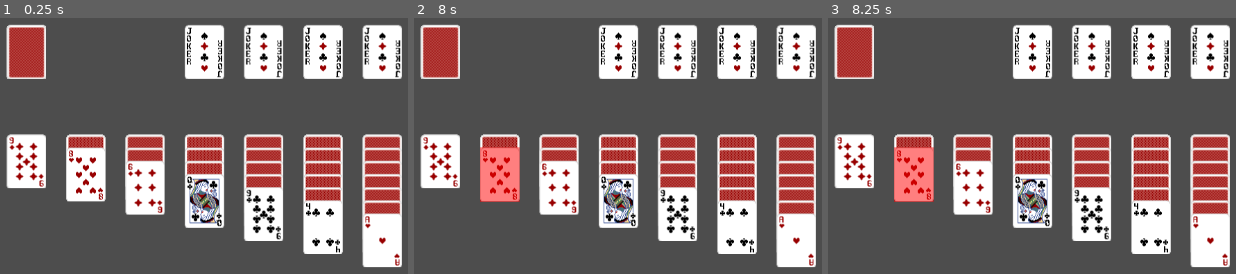
Above: before the commit, frames 1-3 (left to right).
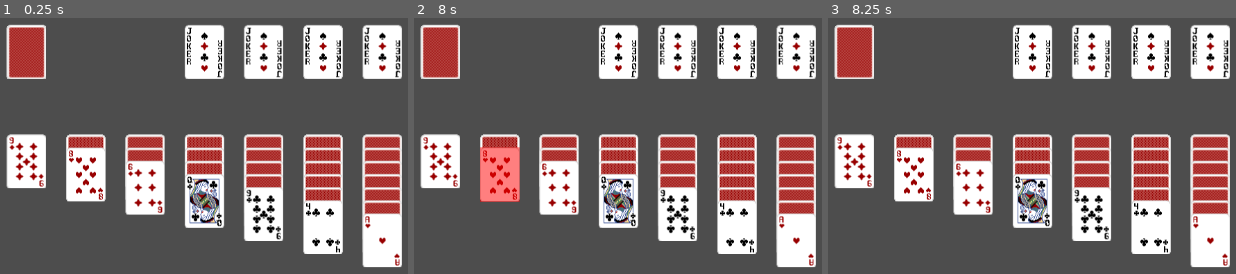
Above: after the commit, the same moments.

Repository: WonjuneL/Solitaire_Godot
Game: Godot game, scene res://Main.tscn
The game is run twice, just before and just after one commit, with the same random seed, the same clock (stepped at 60 frames per second) and the same inputs.
Inputs (mouse positions are in pixels of both pictures, inside the frame that each line leads up to):
- Up to frame 1 (0.25 s): no input
- Up to frame 2 (8 s): tap Enter at 0.5, 2, 3.5 s; move the mouse to (outside the picture) at 0.52 s; click (outside the picture) at 0.67 s; tap Space at 1.25, 2.75, 4.25 s; move the mouse to (outside the picture) at 1.27 s; click (outside the picture) at 1.42 s; move the mouse to (483, 153) at 2.02 s; click (483, 153) at 2.17 s; move the mouse to (760, 220) at 2.77 s; click (760, 220) at 2.92 s; move the mouse to (601, 110) at 3.52 s; click (601, 110) at 3.67 s; move the mouse to (outside the picture) at 4.27 s; click (outside the picture) at 4.42 s; move the mouse to (560, 243) at 5.02 s; click (560, 243) at 5.17 s; move the mouse to (801, 122) at 5.77 s; click (801, 122) at 5.92 s; move the mouse to (outside the picture) at 6.52 s; click (outside the picture) at 6.67 s; move the mouse to (outside the picture) at 7.27 s; click (outside the picture) at 7.42 s
- Up to frame 3 (8.25 s): move the mouse to (897, 153) at 8.02 s; click (897, 153) at 8.17 s

Frames 1-2 are identical in both runs. In frame 3, 2.1% of the frame differs, in the area x 16-26%, y 50-72%.

Commit message:
스케일 팩터 및 해당 팩터를 지정하는 스크립트 추가, 이벤트 매니저 작업 완료

Diff:
--- a/solitaire/Card.gd
+++ b/solitaire/Card.gd
@@ -10,6 +10,7 @@
 var is_face_up: bool = false  # 앞면 상태 여부
 var is_selected = false  # 카드 선택 여부
 var suit_names = ["Hearts", "Clubs", "Diamonds", "Spades"]
+var original_position = Vector2()
 
 @onready var MoveManager = get_node("/root/Main/MoveManager")
 
@@ -47,4 +48,5 @@
 
 func _ready():
     z_index = 1     #디폴트값 설정
+    original_position = position
     add_to_group("Cards")
--- a/solitaire/Event_manager.gd
+++ b/solitaire/Event_manager.gd
@@ -5,15 +5,35 @@
 func _input(event):
     if event is InputEventMouseButton and event.pressed:
         var mouse_pos = get_global_mouse_position()
-        print("Mouse Clicked at:", mouse_pos)
+        #print("Mouse Clicked at:", mouse_pos)  #디버그 코드
 
-        var clicked_card = _get_card_at_position(mouse_pos)
+        var clicked_card = _get_card_at_position(mouse_pos) #가장 위의 카드를 clicked_card로 설정
 
-        if clicked_card:
-            if selected_card:
+        if clicked_card and clicked_card.is_face_up == true:
+            if clicked_card.get_card_number() == -1:    #스톡 선택시
+                _deselect_card()    #선택된 카드와 관계없이 스위치를 누르면 선택을 해제하고 스톡 처리를 진행
+                print("stock switch")   #디버그
+                pass    #스톡 스위치 처리를 move_manager에 요청
+                return
+
+            if clicked_card.get_card_number() == -2:    #파운데이션 선택시
+                if selected_card == null:
+                    print("It's empty foundation.")
+                else:
+                    print("call move_manager, move to foundation")    #move_manager를 호출해 파운데이션에 대한 이동 처리 요청
+                    _deselect_card()    #처리 후 선택은 해제
+                return
+            if selected_card == null:
+                _select_card(clicked_card)
+            else:
+                #selected_card와 clicked_card를 이용해 move_manager호출
+                if selected_card==clicked_card:
+                    print("Deselect card : ", clicked_card.get_card_info())
+                    _deselect_card()
+                    return
+                print("call movemanager, move") #move_manager 호출, 이동확인
                 _deselect_card()
-            _select_card(clicked_card)
-            _highlight_card(clicked_card, true)         #디버그 코드
+
         else:
             print("No card is on that position.")
 
@@ -24,7 +44,7 @@
     var top_card = null
     for card in cards:  # "cards" 그룹에 속한 모든 카드 검사
         var bounds = get_card_bound(card)
-        print("Checking card:", card.get_card_info(), ", Bounds:", bounds)
+        #print("Checking card:", card.get_card_info(), ", Bounds:", bounds) #디버그 코드
         var min_x = bounds[0]
         var max_x = bounds[1]
         var min_y = bounds[2]
@@ -63,20 +83,21 @@
 # 카드 선택 기능
 func _select_card(card):
     if selected_card == card:
-        print("Card already selected:", card.get_card_info())
+        print("Deselect card : ", selected_card.get_card_info())
+        _deselect_card()
         return  # 이미 선택된 카드면 무시
-
-    if selected_card:
-        _deselect_card()  # 기존 선택 해제
-
+    if selected_card:   #이미 선택된 카드가 있었던 경우에
+        _deselect_card()
     selected_card = card
+    _highlight_card(selected_card, true)         #디버그 코드
     print("Card Selected:", card.get_card_info())
 
 # 카드 선택 해제 기능
 func _deselect_card():
-    _highlight_card(selected_card, false)       #디버그 코드
-    selected_card = null
-    print("Deselecting Card")
+    if selected_card:
+        _highlight_card(selected_card, false)       #디버그 코드
+        selected_card = null
+        print("Deselected") #디버그
 
 
 #이하 임시 코드(추후 이동 혹은 삭제 필요)
@@ -90,7 +111,6 @@
     card.add_child(overlay)
 
 func _remove_overlay(card):
-
     var overlay = card.get_node_or_null("HighlightOverlay")
     if overlay:
         overlay.queue_free()
--- a/solitaire/Sprite_manager.gd
+++ b/solitaire/Sprite_manager.gd
@@ -2,6 +2,7 @@
 
 const CARD_SPRITE_SHEET = Constants.texture_path  # 카드 스프라이트 시트 경로
 var atlas_texture: Texture2D = null  # 카드 텍스처 저장용
+var sprite_list = []        #실제로 생성된 스프라이트 저장
 
 # 카드 뒷면 좌표
 const BACK_UV_X = 2 + 1 * (Constants.CARD_WIDTH + 2)  # 2번째 행
@@ -19,6 +20,14 @@
     atlas_texture = ResourceManager.get_texture(Constants.texture_path)  # 스프라이트 시트 로드
     if not atlas_texture:
         push_error("Error: Failed to load sprite sheet texture.")
+
+
+    # 화면 크기 변경 감지 및 크기 조정
+    await get_tree().process_frame
+    var auto_scaler = get_tree().root.get_node("Scaler")
+    if auto_scaler:
+        auto_scaler.connect("scale_factor_changed", Callable(self, "update_sprite_scale"))
+
 
 
 # 카드의 UV 좌표 계산
@@ -50,3 +59,9 @@
     texture.region = Rect2(uv_pos.x, uv_pos.y, Constants.CARD_WIDTH, Constants.CARD_HEIGHT)
 
     sprite.texture = texture  # 스프라이트에 적용
+    sprite_list.append(sprite)
+
+func update_sprite_scale(scale_factor):
+    print("Updating sprite scale with factor:", scale_factor)   #시그널 확인 디버그
+    for sprite in sprite_list:
+        sprite.scale = Vector2(scale_factor, scale_factor)
--- a/solitaire/deck.gd
+++ b/solitaire/deck.gd
@@ -3,16 +3,25 @@
 #게임 시작 전의 모든 카드 배치에 관여
 
 @export var card_scene: PackedScene  # 카드 프리팹
+#초기값 설정용 어레이
+var deck: Array = []  # 카드 덱 (1~52), 셔플용
+var table: Array = [[], [], [], [], [], [], []]  # 7개의 카드 스택(초기값)
+var stock: Array = []   #초기 스톡의 카드
 
-var deck: Array = []  # 카드 덱 (1~52)
-var table: Array = [[], [], [], [], [], [], []]  # 7개의 카드 스택
-var stock: Array = [[],[]]  # 남은 카드, 스톡 내부/오픈된 카드
-
+#게임 데이터 실시간 저장용 어레이
+var table_instances: Array = [[], [], [], [], [], [], []]  # 카드 객체를 저장하는 배열
+var stock_instances: Array = []  # 스톡 카드 객체를 저장하는 배열
+var foundation_instance: Array = [[], [], [], []] #파운데이션의 객체 저장용 배열
 
 func _ready():
     create_deck()
     shuffle_deck()
     deal_cards()
+
+    await get_tree().process_frame
+    var auto_scaler = get_tree().root.get_node("Scaler")
+    if auto_scaler:
+        auto_scaler.connect("scale_factor_changed", Callable(self, "update_card_positions"))
 
 # 1. 카드 덱 생성 (1~52)
 func create_deck():
@@ -48,9 +57,7 @@
         empty_card.z_index = 0
         empty_card.position = Vector2(Constants.CARD_TABLE_X + i * Constants.CARD_OFFSET_X, Constants.CARD_TABLE_Y)
         empty_card.set_face_up(true)
-
-
-        var top_card = empty_card  # 스택의 최상단 카드 추적
+        table_instances[i].append(empty_card)
 
         for j in range(1, table[i].size()):
             var card_number = table[i][j]  # 저장된 카드 번호 가져오기
@@ -58,18 +65,17 @@
             add_child(card)  # 씬에 추가
             card.set_card_info(card_number)  # 카드 정보 설정
             card.z_index = j + 1        # z_index 추가, 최소치 1에서 1씩 증가됨.
-
+            table_instances[i].append(card)
 
             if j == 1:      #첫 번째 카드 배치
                 card.position = empty_card.position  # 0번 카드와 같은 위치
             else:
                 card.position = Vector2(Constants.CARD_TABLE_X + i * Constants.CARD_OFFSET_X, Constants.CARD_TABLE_Y + (j - 1) * Constants.CARD_OVERLAP)  # 위치 지정
 
-            top_card = card     # 최상단 카드 저장
 
         # 루프 종료 후, 최상단 카드는 앞면 공개
-        if top_card:
-            top_card.set_face_up(true)
+        if table_instances[i].back():
+            table_instances[i].back().set_face_up(true)
     #남은 카드로 스톡을 생성
     setup_stock()
 
@@ -82,6 +88,7 @@
         empty_card.set_face_up(true)
         empty_card.z_index = 0
         empty_card.set_foundation(true)
+        foundation_instance[i].append(empty_card)
 
 
 func setup_stock():
@@ -96,6 +103,7 @@
         card.set_card_info(card_number)  # 카드 정보 설정
         card.position = Constants.STOCK_POSITION
         card.set_face_up(true)
+        stock_instances.append(card)
 
 
     add_child(stock_switch)     #마찬가지로 필수.
--- a/solitaire/move_manager.gd
+++ b/solitaire/move_manager.gd
@@ -9,28 +9,10 @@
     pass
 
 
-#z_index 처리 관련
-
-func highest_z_index_card(clicked_cards):
-    if clicked_cards.size() == 0:
-        return
-
-    var highest_card = clicked_cards[0]  # 첫 번째 카드를 기준으로 설정
-    for card in clicked_cards:
-        if card.z_index > highest_card.z_index:
-            highest_card = card  # 더 높은 z_index가 있으면 변경
-    print("Highest card: ", highest_card.get_card_number())
-    return highest_card
-
-
-
 func can_move(card_from, card_to):  #일반적인 이동에 관여.
     # 이동 가능 여부 확인
-
-    #디버깅
     if card_from.get_card_number() and card_to.get_card_number():
         print("check move " ,card_from.get_card_number(), " to ", card_to.get_card_number())
-
 
     if card_from == null:
         print("Card_from is null.(canmove)")
--- a/solitaire/project.godot
+++ b/solitaire/project.godot
@@ -21,6 +21,7 @@
 ResourceManager="*res://Module/resource_manager.gd"
 SpriteManager="*res://Sprite_manager.gd"
 EventManager="*res://Event_manager.gd"
+Scaler="*res://scale.gd"
 
 [rendering]
 
--- /dev/null
+++ b/solitaire/scale.gd
@@ -0,0 +1,23 @@
+extends Node
+
+var scale_factor = 1.0
+signal scale_factor_changed(new_scale)
+
+func _ready():
+    call_deferred("_update_scale_factor")
+    _update_scale_factor()
+    get_tree().get_root().connect("size_changed", Callable(self, "_update_scale_factor"))  # 화면 크기 변경 감지
+
+func _update_scale_factor():
+    var base_width = 1152.0  # 기준 해상도
+    var base_height = 648.0
+    var current_width = get_viewport().size.x
+    var current_height = get_viewport().size.y
+    print("Current viewport size:", current_width, "x", current_height)  # 디버깅용 출력
+
+    var width_ratio = current_width / base_width
+    var height_ratio = current_height / base_height
+    scale_factor = min(width_ratio, height_ratio)
+
+    print("Updated scale factor:", scale_factor)
+    emit_signal("scale_factor_changed", scale_factor)
Not shown, changed: solitaire/메모.txt
